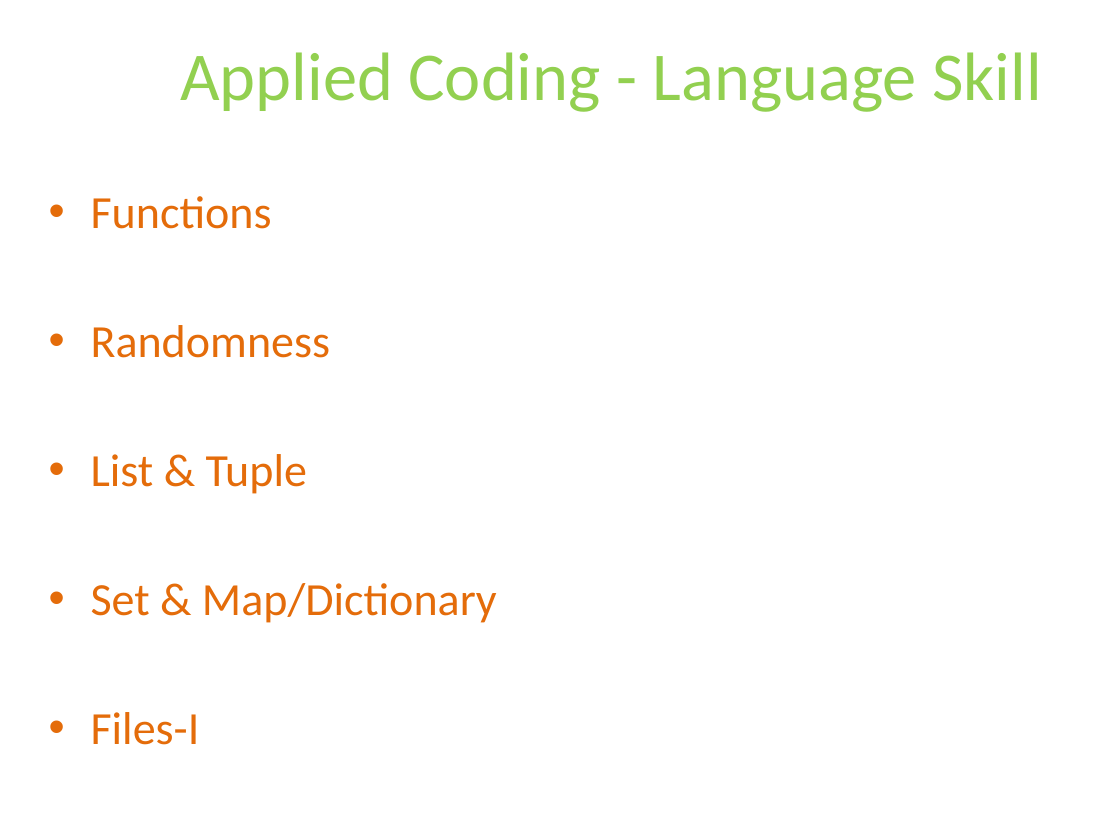
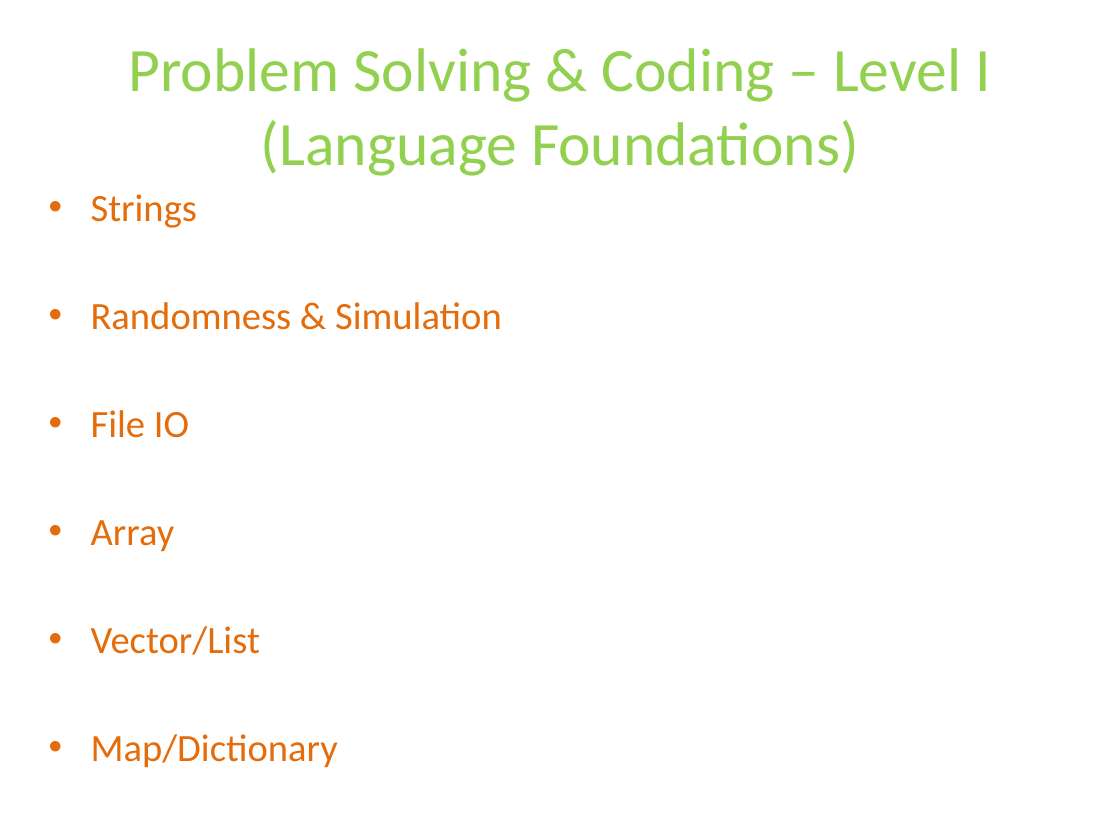
Before and after one commit to algorithmica-repository/training-bvrit, a slide deck: slide 3 of 2.coding-level-one/syllabus.pptx. Drawn at 1120x840 pixels with LibreOffice and Linux fonts; fonts in the diff are those of the drawing. Boxes give left, top, right and bottom in pixels: in the first picture for what was removed or moved away, otherwise in the second. Text is boxed around its words. In the diff, an @@ line names an element or a change of style, - is before the commit and + after.

```diff
--- a/2.coding-level-one/syllabus.pptx
+++ b/2.coding-level-one/syllabus.pptx
@@ title at box(129, 48, 990, 176): text changed; size 44 to 39.6 pt @@
-Applied Coding - Language Skill
+Problem Solving & Coding – Level I
+(Language Foundations)
@@ text at box(91, 194, 502, 768): text changed; size 29.6 to 24.8 pt @@
-• Functions
-• Randomness
-• List & Tuple
-• Set & Map/Dictionary
-• Files-I
-• Files-II
+• Strings
+• Randomness & Simulation
+• File IO
+• Array
+• Vector/List
+• Map/Dictionary
+• Sorting
```
Also in this commit, not shown: 1 other slide changed, 1 slide added, 1 slide removed.
